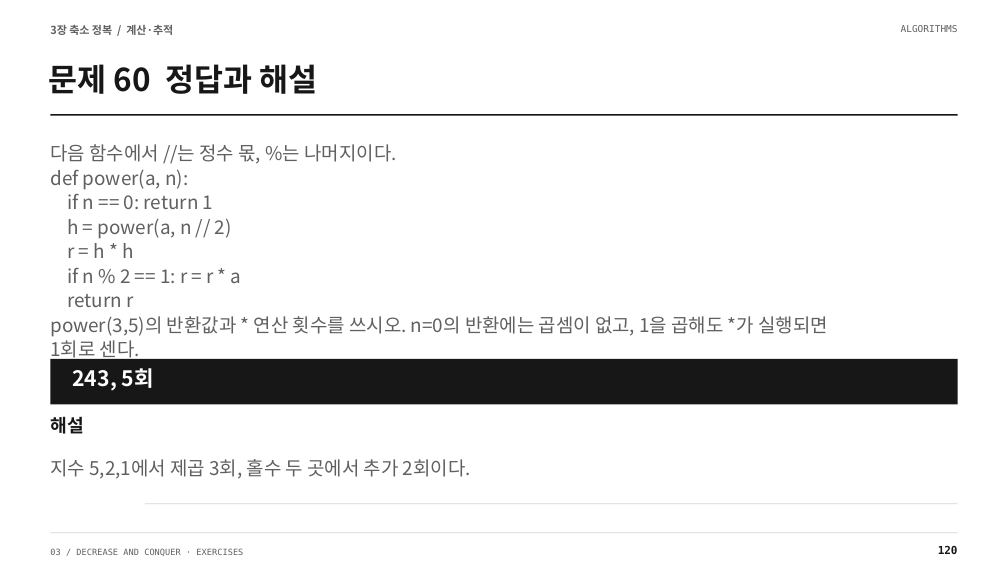
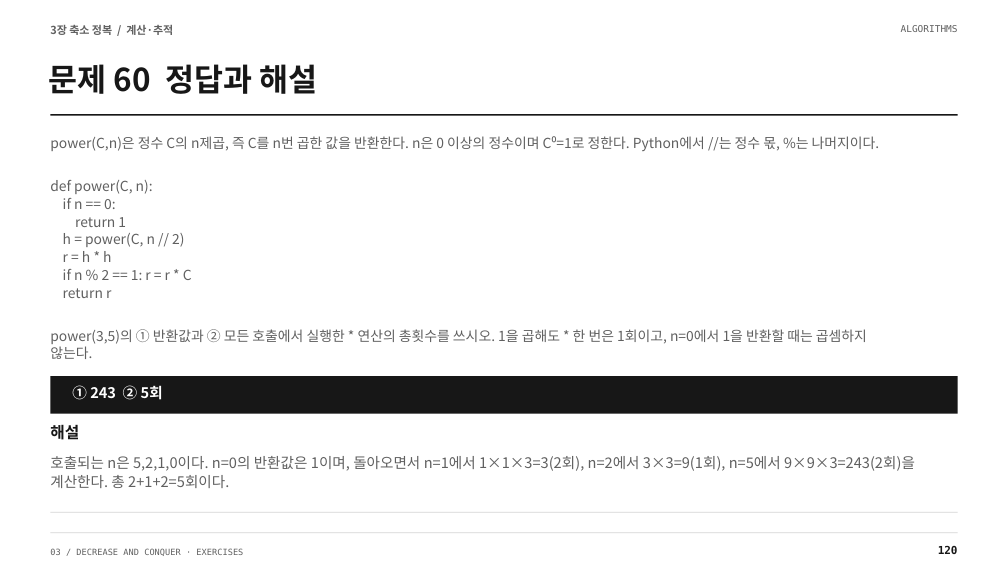
Before and after one commit to Sangdon-Park/Sangdon-Park.github.io, a slide deck: slide 110 of data/알고리즘/3장_연습문제_100문항_수업용.pptx. Drawn at 1008x567 pixels with LibreOffice and Linux fonts; fonts in the diff are those of the drawing. Boxes give left, top, right and bottom in pixels: in the first picture for what was removed or moved away, otherwise in the second. Text is boxed around its words. In the diff, an @@ line names an element or a change of style, - is before the commit and + after.

Commit message:
fix: clarify lecture exercises and align numbered coding practice

```diff
--- a/data/알고리즘/3장_연습문제_100문항_수업용.pptx
+++ b/data/알고리즘/3장_연습문제_100문항_수업용.pptx
@@ text at [50,136,880,247]: text changed; size 18 to 13.1 pt @@
-다음 함수에서 //는 정수 몫, %는 나머지이다.
-def power(a, n):
-if n == 0: return 1
-h = power(a, n // 2)
+power(C,n)은 정수 C의 n제곱, 즉 C를 n번 곱한 값을 반환한다. n은 0 이상의 정수이며 C⁰=1로 정한다. Python에서 //는 정수 몫, %는 나머지이다.
+def power(C, n):
+if n == 0:
+return 1
+h = power(C, n // 2)
@@ text at [63,269,192,280]: text changed; size 18 to 13.1 pt @@
-if n % 2 == 1: r = r * a
+if n % 2 == 1: r = r * C
@@ text at [63,251,111,298]: size 18 to 13.1 pt in "r = h * h", "return r" @@
@@ text at [50,329,867,359]: text changed; size 18 to 13.1 pt @@
-power(3,5)의 반환값과 * 연산 횟수를 쓰시오. n=0의 반환에는 곱셈이 없고, 1을 곱해도 *가 실행되면
-1회로 센다.
+power(3,5)의 ① 반환값과 ② 모든 호출에서 실행한 * 연산의 총횟수를 쓰시오. 1을 곱해도 * 한 번은 1회이고, n=0에서 1을 반환할 때는 곱셈하지
+않는다.
@@ rectangle: place and size @@
-rectangle at [51,359,958,405]
+rectangle at [51,377,958,414]
@@ text at [72,385,163,400]: text changed; size 20.2 to 13.9 pt @@
-243, 5회
+① 243 ② 5회
@@ text "해설": place and size @@
-text "해설" at [50,416,83,434]
+text "해설" at [50,425,79,440]
@@ text "해설" at [50,425,79,440]: size 17.2 to 15 pt @@
@@ text at [50,456,915,488]: text changed; size 18 to 13.9 pt @@
-지수 5,2,1에서 제곱 3회, 홀수 두 곳에서 추가 2회이다.
+호출되는 n은 5,2,1,0이다. n=0의 반환값은 1이며, 돌아오면서 n=1에서 1×1×3=3(2회), n=2에서 3×3=9(1회), n=5에서 9×9×3=243(2회)을
+계산한다. 총 2+1+2=5회이다.
@@ rectangle: place and size @@
-rectangle at [145,504,958,504]
+rectangle at [51,512,958,513]
```
Also in this commit, not shown: 108 other slides changed, 24 other files.
